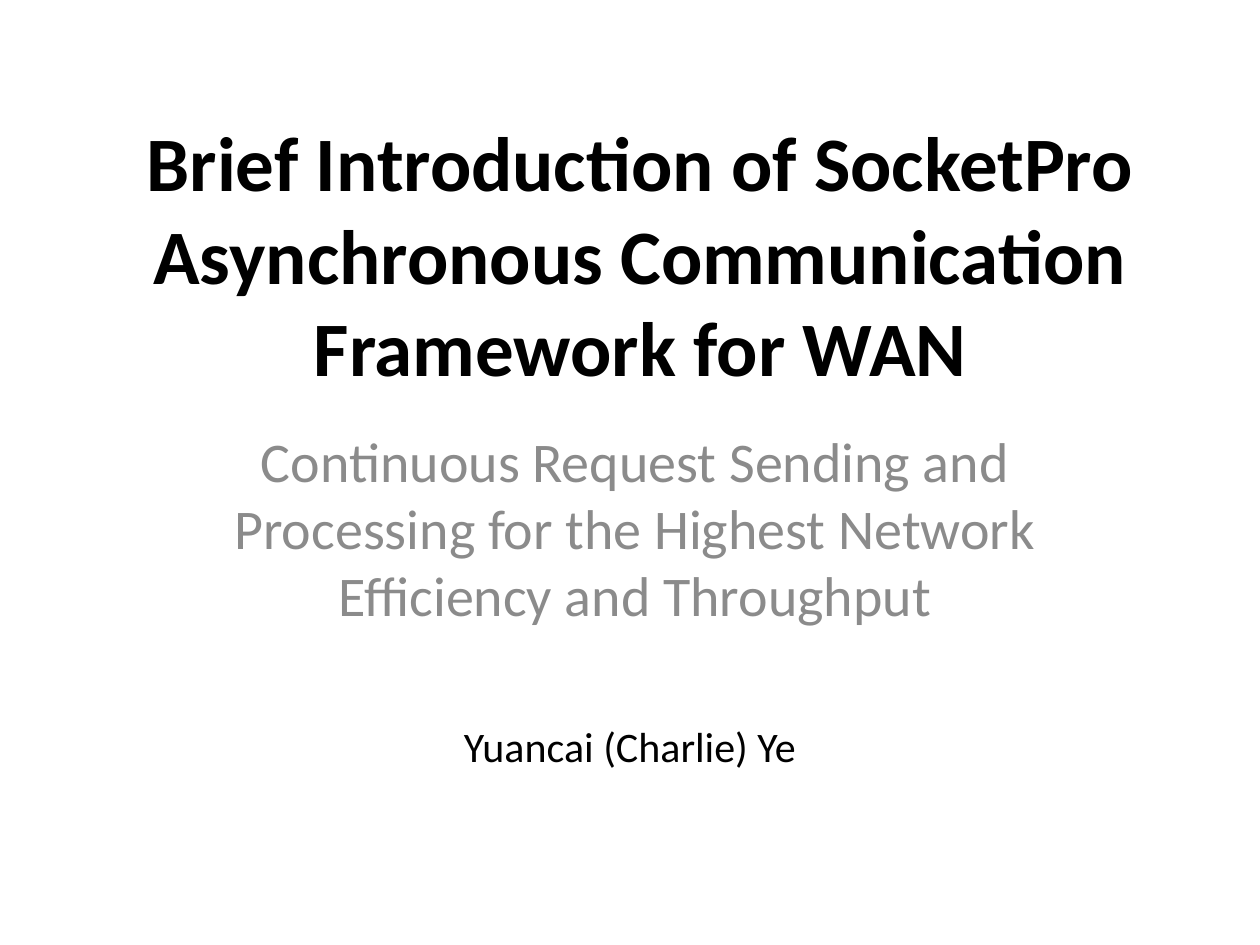
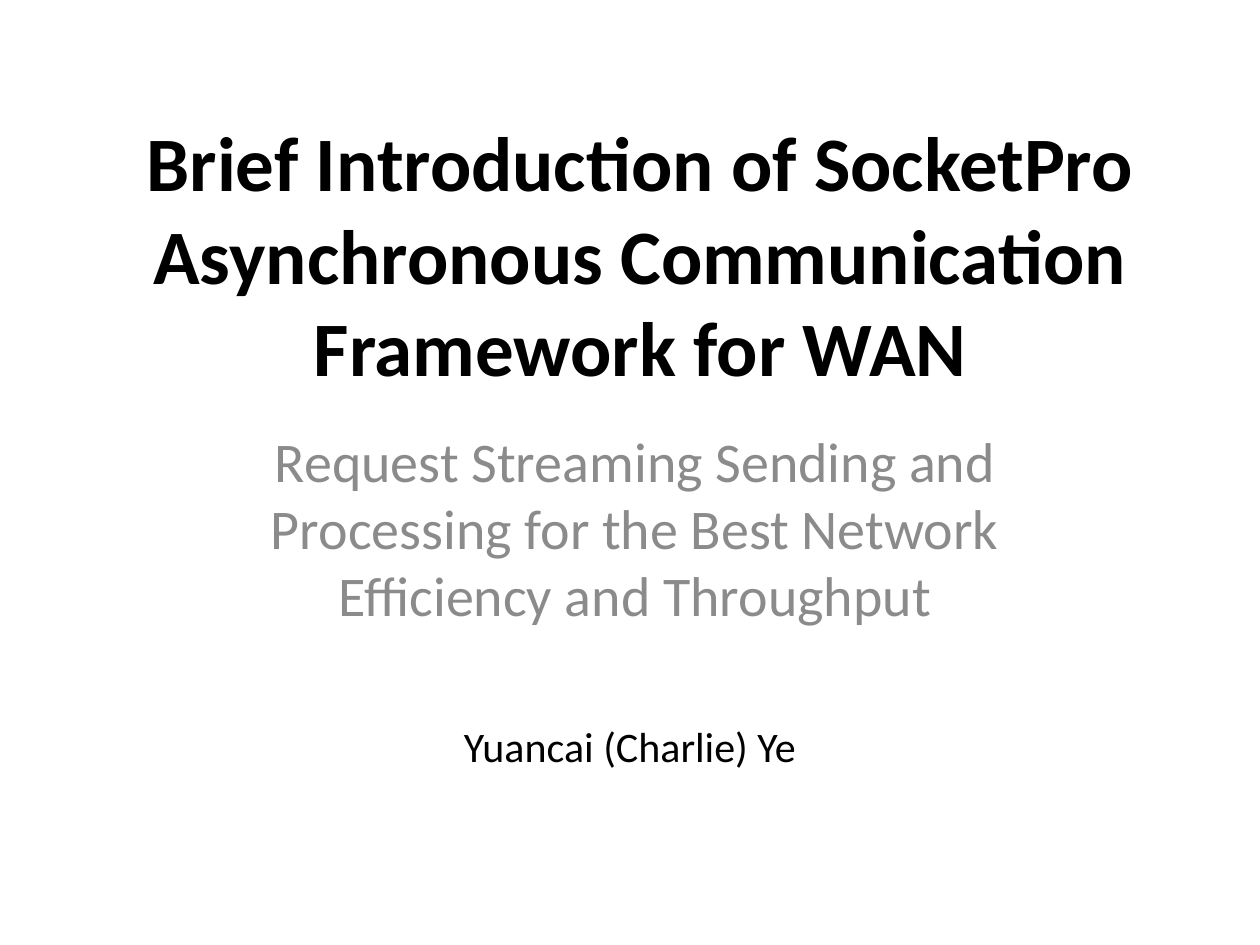
Before and after one commit to udaparts/nodejsdemos, a slide deck: slide 1 of SocketPro for Node.js.pptx (slide 2 before the commit). Drawn at 1260x945 pixels with LibreOffice and Linux fonts; fonts in the diff are those of the drawing. Boxes give left, top, right and bottom in pixels: in the first picture for what was removed or moved away, otherwise in the second. Text is boxed around its words. In the diff, an @@ line names an element or a change of style, - is before the commit and + after.

```diff
--- a/SocketPro for Node.js.pptx
+++ b/SocketPro for Node.js.pptx
@@ subtitle at [271,443,998,626]: text changed @@
-Continuous Request Sending and Processing for the Highest Network Efficiency and Throughput
+Request Streaming Sending and Processing for the Best Network Efficiency and Throughput
```
Also in this commit, not shown: 8 other slides changed, 3 slides added, 2 slides removed, 2 other files.
